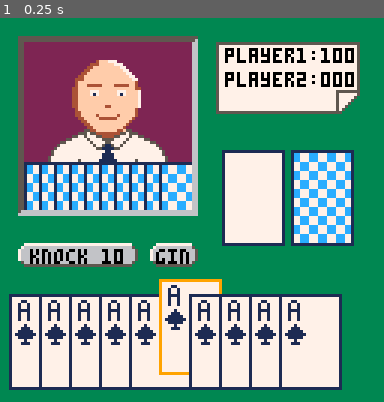
Above: before the commit, frame 1.
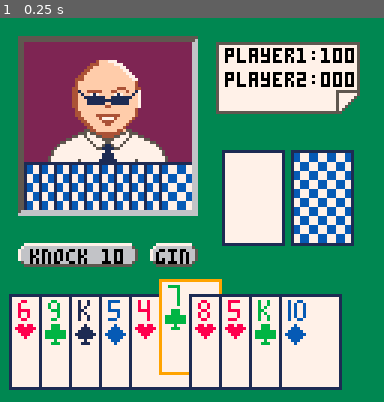
Above: after the commit, the same moment.

Repository: mkoseoglu091/GinRummy
Game: PICO-8 cartridge gin.p8
Same seed, same stepped clock (60 frames per second), same inputs: the game is played once before the commit and once after it.
Inputs:
- Up to frame 1 (0.25 s): no input

The runs differ from the first frame. In frame 1, 7.2% of the frame differs, in the area x 3-92%, y 17-86%.

Commit message:
Update gin.p8

Diff:
--- a/gin.p8
+++ b/gin.p8
@@ -5,6 +5,8 @@
 
 -- init
 function _init()
+ poke(0x5f10+11, 128+11)
+ poke(0x5f10+12, 128+12)
  init_deck()
  shuffle(deck)
  shuffle(deck)
@@ -23,22 +25,19 @@
 function _draw()
  cls()
  map()
- for i=1, #player1.hand do
- 	if i!= 6 then
-   spr(64, 3 + (i-1)*10, 92, 3, 4)
-   spr(67, 5 + (i-1)*10, 102)
-   spr(128, 5 + (i-1)*10, 93)
-  else
-   spr(72, 3 + (i-1)*10, 87, 3, 4)
-   spr(67, 5 + (i-1)*10, 97)
-   spr(128, 5 + (i-1)*10, 88)
-  end
- end
+ -- draw hand
+ draw_player_hand()
+
+
+ -- oponent hand draw
  for i=1, 10 do
   spr(78, 8 + (i-1)*5, 48, 2, 2)
  end
- spr(192, 19, 10, 4, 4)
-
+
+ -- draw oponent
+ spr(204, 19, 10, 4, 4)
+
+ -- draw center cards and buttons
  spr(64, 74, 44, 3, 4)
  spr(69, 97, 44, 3, 4)
  spr(8, 6, 75, 5, 1)
@@ -71,6 +69,10 @@
  player2.hand = {}
  player1.score = 0
  player2.score = 0
+
+ -- settings
+ four_color = true
+
 end
 
 -- finds the sprite that needs to be drawn from the card string
@@ -79,27 +81,42 @@
  local value = sub(card, 1, -2)
  local suit_sp = 0
  local value_sp = 0
+ local ace_start = 0
 
  if suit == "s" then
   suit_sp = 16
+  ace_start = 128
  elseif suit == "h" then
   suit_sp = 17
+  ace_start = 144
  elseif suit == "d" then
-  suit_sp = 18
+  if four_color then
+   suit_sp = 20
+   ace_start = 176
+  else
+   suit_sp = 18
+   ace_start = 144
+  end
  else
-  suit_sp = 19
+  if four_color then
+   suit_sp = 21
+   ace_start = 160
+  else
+   suit_sp = 19
+   ace_start = 128
+  end
  end
 
  if value == "a" then
-  value_sp = 1
+  value_sp = ace_start
  elseif value == "j" then
-  value_sp = 11
+  value_sp = ace_start+10
  elseif value == "q" then
-  value_sp = 12
+  value_sp = ace_start+11
  elseif value == "k" then
-  value_sp = 13
+  value_sp = ace_start+12
  else
-  value_sp = tonum(value)
+  value_sp = ace_start + tonum(value) - 1
  end
  return value_sp, suit_sp
 end
@@ -126,6 +143,27 @@
   if i%2==1 then add(player2.hand, draw_card()) end
  end
  add(discard, draw_card())
+end
+
+
+-- draw player hand
+-- draw the card with yellow border while hovering over it
+-- draw the card raised up when it is selected
+-- move the selected card (change order)
+-- disselect card back to hover mode
+function draw_player_hand()
+ for i=1, #player1.hand do
+  card_val, card_suit = find_sprite(player1.hand[i])
+ 	if i!= 6 then -- selected card index
+   spr(64, 3 + (i-1)*10, 92, 3, 4)
+   spr(card_suit, 5 + (i-1)*10, 102)
+   spr(card_val, 5 + (i-1)*10, 93)
+  else
+   spr(72, 3 + (i-1)*10, 87, 3, 4)
+   spr(card_suit, 5 + (i-1)*10, 97)
+   spr(card_val, 5 + (i-1)*10, 88)
+  end
+ end
 end
 -->8
 -- helper functions + deadwood calc
@@ -545,9 +583,9 @@
 00880000008800000888800008008000088880000088000008888000008800000088000008008800088880000088000008008000222222222222222222222222
 08008000080080000000800008008000080000000800000000008000080080000800800008080080080080000800800008008000222222ffffffffffff222222
 08008000000080000000800008008000080000000800000000008000080080000800800008080080000080000800800008080000222222ffffffffffff222222
-08888000000800000888800008888000088880000888800000008000008800000088800008080080000080000800800008800000222222fffffffff4ff222222
-08008000008000000000800000008000000080000800800000008000080080000000800008080080000080000880800008080000222255ffffffff44ff552222
-0800800008000000000080000000800000008000080080000000800008008000000080000808008008008000080800000800800022555755ff44444455755522
+08888000000800000888800008888000088880000888800000008000008800000088800008080080000080000800800008800000222222ffffffffffff222222
+08008000008000000000800000008000000080000800800000008000080080000000800008080080000080000880800008080000222255ffffffffffff552222
+0800800008000000000080000000800000008000080080000000800008008000000080000808008008008000080800000800800022555755ffffff4455755522
 08008000088880000888800000008000088800000088000000008000008800000088000008008800008800000080800008008000557757775544445577757755
 00000000000000000000000000000000000000000000000000000000000000000000000000000000000000000000000000000000777775777755557777577777
 00bb000000bb00000bbbb0000b00b0000bbbb00000bb00000bbbb00000bb000000bb00000b00bb000bbbb00000bb00000b00b000777777577775577775777777
@@ -578,19 +616,19 @@
 000000444ffffffffffffffff7700000000000444ff44ffffffff44ff7700000000000444444ffffffffff44f7700000000000444ffffffffffffffff7700000
 0000004fffffffffffffffffff4000000000004fffff44fffff444ffff4000000000004ff4fffffffffffff4ff4000000000004fffffffffffffffffff400000
 0000004fff44444ffff44444ff4000000000004ffffff444ff44ffffff4000000000004fffffffffffffffffff4000000000004fffffffffffffffffff400000
-0000044fffffffffffffffffff4400000000044fffffffffffffffffff4400000000044fffffffffffffffffff4400000000044ffff4444ffff4444fff440000
-0000044ffff777ffffff777ffff700000000044ffff777ffffff777ffff700000000044ffff777ffffff777ffff700000000044fff4ffffffffffff4fff70000
-0000044ffff717ffffff717ffff700000000044ffff717ffffff717ffff700000000044ffff717ffffff717ffff700000000044ffffffffffffffffffff70000
-0000044ffffffffffffffffffff700000000044ffffffffffffffffffff700000000044ffff777ffffff777ffff700000000044ffffffffffffffffffff70000
-0000044ffffffffffffffffffff700000000044ffffffffffffffffffff700000000044ffffffffffffffffffff700000000044ffffffffffffffffffff70000
-0000044ffffffffffffffffffff700000000044ffffffffffffffffffff700000000044ffffffffffffffffffff700000000044ffffffffffffffffffff70000
+0000044fffffffffffffffffff4400000000044fffffffffffffffffff4400000000044fffffffffffffffffff4400000000044fffffffffffff444fff440000
+0000044ffff777ffffff777ffff700000000044ffff777ffffff777ffff700000000044ffff777ffffff777ffff7000000000441ff44444fff44fff4ff170000
+0000044ffff717ffffff717ffff700000000044ffff717ffffff717ffff700000000044ffff717ffffff717ffff700000000044f1ff717fffff717fff1f70000
+0000044ffffffffffffffffffff700000000044ffffffffffffffffffff700000000044ffff777ffffff777ffff700000000044ff1111111ff1111111ff70000
+0000044ffffffffffffffffffff700000000044ffffffffffffffffffff700000000044ffffffffffffffffffff700000000044fff11111111111111fff70000
+0000044ffffffffffffffffffff700000000044ffffffffffffffffffff700000000044ffffffffffffffffffff700000000044fff111111ff111111fff70000
 0000044fffffffff44fffffffff700000000044fffffffff44fffffffff700000000044fffffffff44fffffffff700000000044fffffffff44fffffffff70000
 0000004fffffffffffffffffff4000000000004fffffffffffffffffff4000000000004fffffffffffffffffff4000000000004fffffffffffffffffff400000
 00000044ffffffffffffffffff40000000000044ffffffffffffffffff40000000000044ffffffffffffffffff40000000000044ffffffffffffffffff400000
-00000044fffff4ffffff4fffff40000000000044ffffffffffffffffff40000000000044ffffffffffffffffff40000000000044fffff4ffffff4fffff400000
+00000044fffff4ffffff4fffff40000000000044ffffffffffffffffff40000000000044ffffffff44ffffffff40000000000044fffff44444444fffff400000
 000000044fffff444444fffff4000000000000044fffff444444fffff4000000000000044ffffff4444ffffff4000000000000044fffff477774fffff4000000
 0000000044ffffffffffffff400000000000000044fff4ffffff4fff400000000000000044fffff4444fffff400000000000000044fffff4444fffff40000000
-00000000044ffffffffffff40000000000000000044ffffffffffff40000000000000000044ffff4444ffff40000000000000000044fffff44fffff400000000
+00000000044ffffffffffff40000000000000000044ffffffffffff40000000000000000044fffff44fffff40000000000000000044fffff44fffff400000000
 000000000044ffffffffff4000000000000000000044ffffffffff4000000000000000000044ffffffffff4000000000000000000044ffffffffff4000000000
 0000000000044fffffff4400000000000000000000044fffffff4400000000000000000000044fffffff4400000000000000000000044fffffff440000000000
 00000000000004444444000000000000000000000000044444440000000000000000000000000444444400000000000000000000000004444444000000000000
